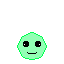
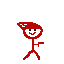
Layers edited between the first and the second 64px x 64px image:
added layer "Warstwa malowania 12" above "Warstwa malowania 11" over bbox(17, 22, 47, 60)
hid "Warstwa malowania 10" over bbox(17, 22, 47, 60)
